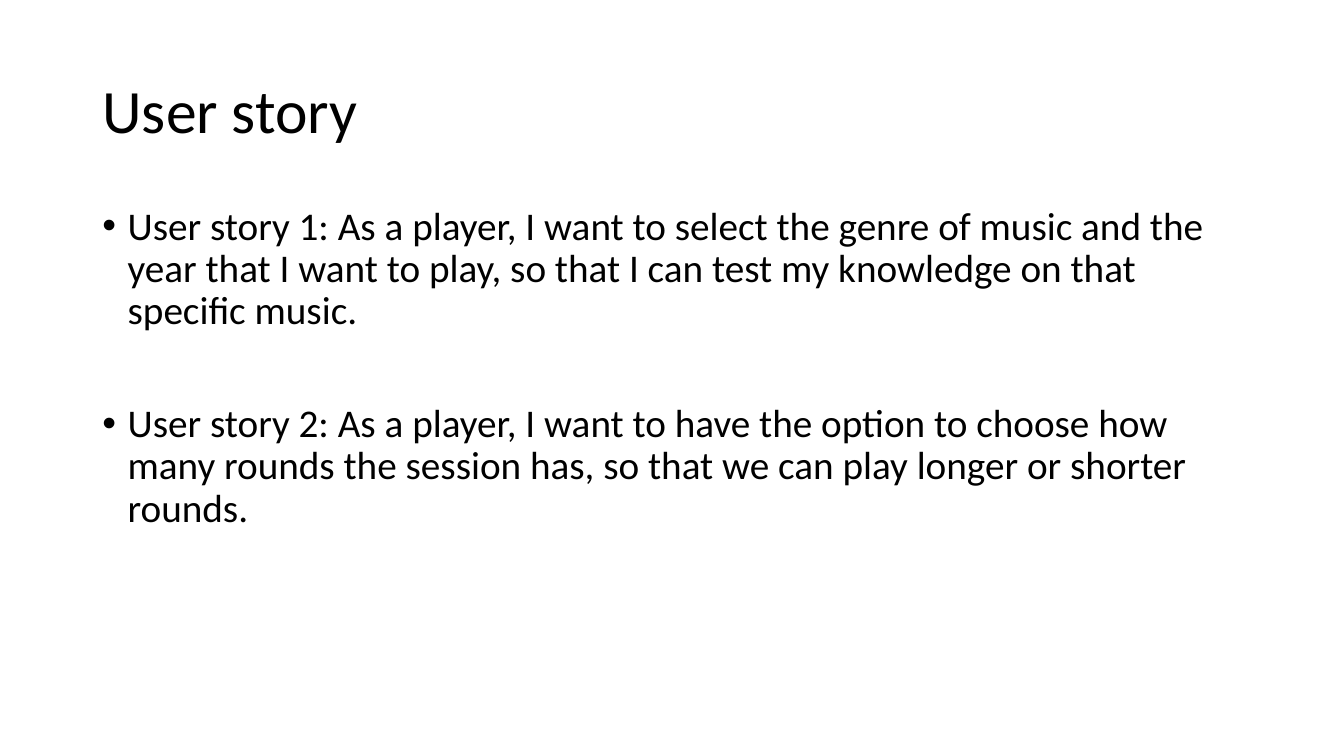
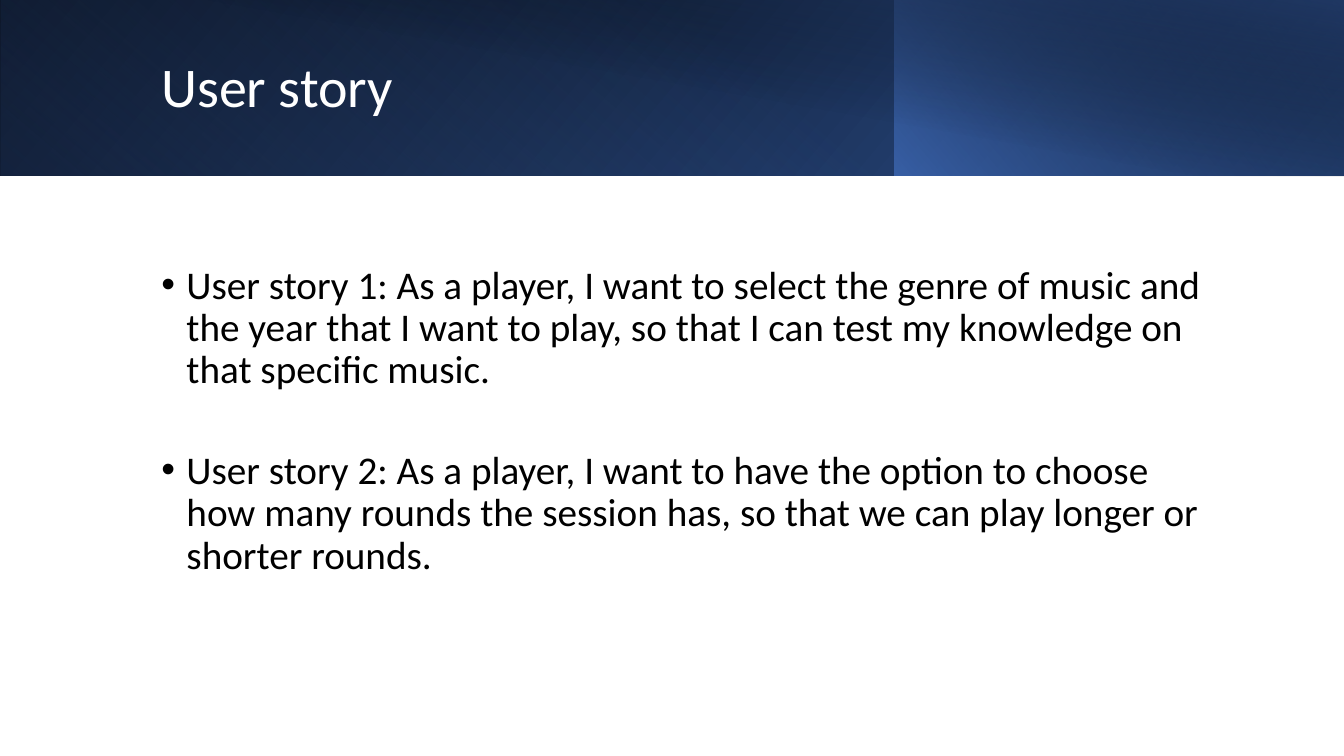
Before and after one commit to T-S-ICT/Music-trivia-web-game, a slide deck: slide 4 of Sprint 1.pptx. Drawn at 1344x756 pixels with LibreOffice and Linux fonts; fonts in the diff are those of the drawing. Boxes give left, top, right and bottom in pixels: in the first picture for what was removed or moved away, otherwise in the second. Text is boxed around its words. In the diff, an @@ line names an element or a change of style, - is before the commit and + after.

```diff
--- a/Sprint 1.pptx
+++ b/Sprint 1.pptx
@@ rectangle added at (x1=0, y1=0, x2=1344, y2=175), fill gradient #000000 to #2F5597 @@
@@ rectangle added at (x1=0, y1=0, x2=895, y2=175), fill gradient #4472C4 to #203864 @@
@@ rectangle added at (x1=50, y1=0, x2=1344, y2=176), fill gradient #000000 to #203864 @@
@@ rectangle added at (x1=894, y1=0, x2=1344, y2=175), fill gradient #4472C4 to #000000 @@
@@ title "User story" moved from (x1=102, y1=93, x2=357, y2=143) to (x1=161, y1=71, x2=393, y2=116) @@
@@ title "User story" at (x1=161, y1=71, x2=393, y2=116): size 44 to 40 pt, text colour #000000 to #FFFFFF @@
@@ text "User story 1: As a ..." moved from (x1=128, y1=212, x2=1203, y2=523) to (x1=186, y1=271, x2=1200, y2=570) @@
@@ text "User story 1: As a ..." at (x1=186, y1=271, x2=1200, y2=570): vertical alignment top to middle @@
```
Also in this commit, not shown: 3 other slides changed, 7 slides added, 2 slides removed, 1 other file.
